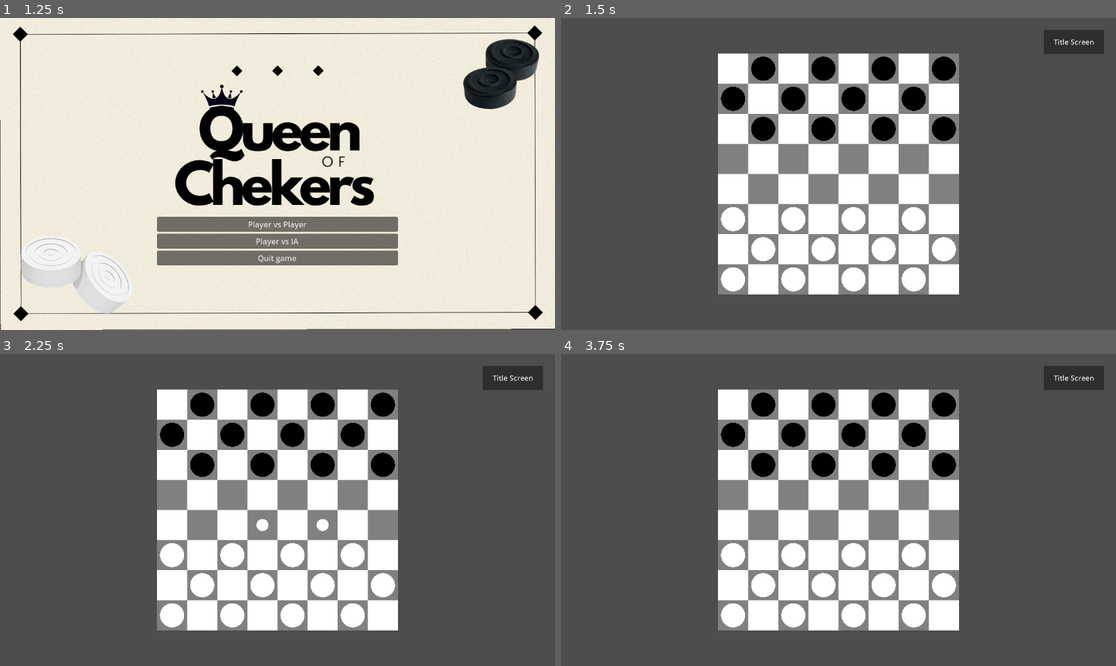
Above: before the commit, frames 1-4 (two rows, left to right).
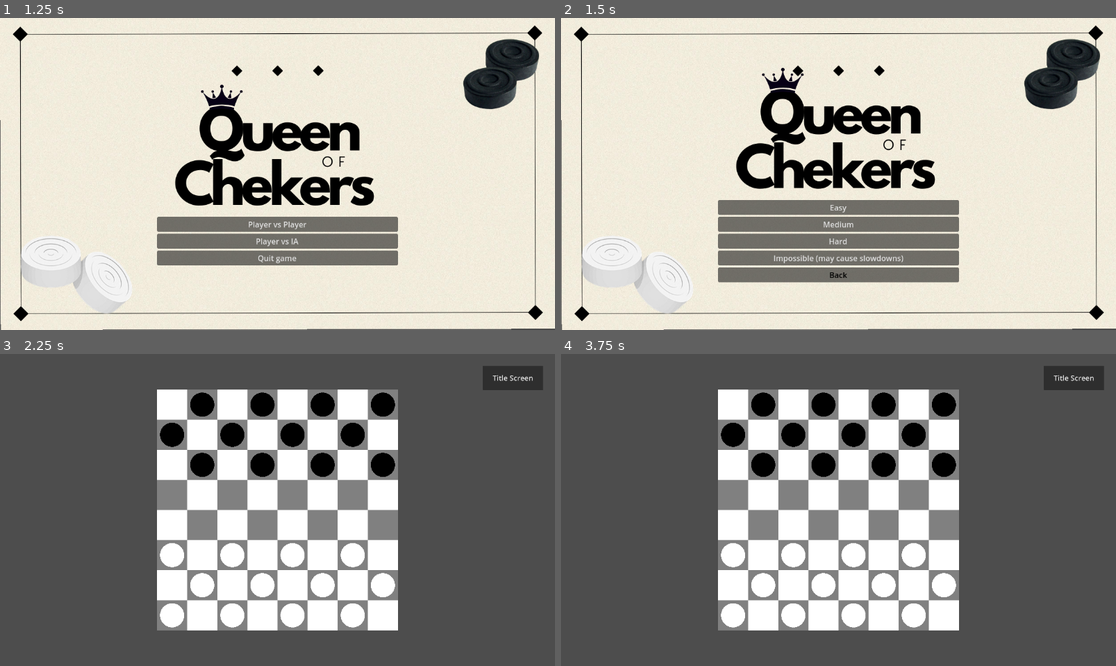
Above: after the commit, the same moments.

Repository: BarbosaNath/queen-of-checkers
Game: Godot game, scene res://scenes/main.tscn
Two runs of this game, one before a commit and one after it. Both use one fixed random seed, a clock stepped at 60 frames per second and the inputs below.
Inputs (mouse positions are in pixels of both pictures, inside the frame that each line leads up to):
- Up to frame 1 (1.25 s): click "Title Screen" at 0.5 s
- Up to frame 2 (1.5 s): click "Player vs IA" at 1.25 s
- Up to frame 3 (2.25 s): click (277, 559) at 2 s, where only the run after the commit has a clickable "Medium"
- Up to frame 4 (3.75 s): click "Title Screen" at 2.75 s; click "Player vs Player" at 3.5 s

Frame 1 is identical in both runs. In frame 2, 98% of the frame differs, in the area x 0-100%, y 0-100%; in frame 3, 0.1%; in frame 4, nothing differs.

Commit message:
feat: add dificulty buttons

Diff:
--- a/scenes/title_screen.tscn
+++ b/scenes/title_screen.tscn
@@ -60,6 +60,37 @@
 layout_mode = 2
 text = "Quit game"
 
+[node name="easy" type="Button" parent="MarginContainer/HBoxContainer/VBoxContainer"]
+visible = false
+layout_mode = 2
+text = "Easy"
+
+[node name="medium" type="Button" parent="MarginContainer/HBoxContainer/VBoxContainer"]
+visible = false
+layout_mode = 2
+text = "Medium"
+
+[node name="hard" type="Button" parent="MarginContainer/HBoxContainer/VBoxContainer"]
+visible = false
+layout_mode = 2
+text = "Hard"
+
+[node name="impossible" type="Button" parent="MarginContainer/HBoxContainer/VBoxContainer"]
+visible = false
+layout_mode = 2
+text = "Impossible (may cause slowdowns)"
+
+[node name="back" type="Button" parent="MarginContainer/HBoxContainer/VBoxContainer"]
+visible = false
+layout_mode = 2
+theme_override_colors/font_color = Color(0, 0, 0, 1)
+text = "Back"
+
 [connection signal="pressed" from="MarginContainer/HBoxContainer/VBoxContainer/pvp" to="." method="_on_pvp_pressed"]
 [connection signal="pressed" from="MarginContainer/HBoxContainer/VBoxContainer/pvia" to="." method="_on_pvia_pressed"]
 [connection signal="pressed" from="MarginContainer/HBoxContainer/VBoxContainer/quit" to="." method="_on_quit_pressed"]
+[connection signal="pressed" from="MarginContainer/HBoxContainer/VBoxContainer/easy" to="." method="_on_easy_pressed"]
+[connection signal="pressed" from="MarginContainer/HBoxContainer/VBoxContainer/medium" to="." method="_on_medium_pressed"]
+[connection signal="pressed" from="MarginContainer/HBoxContainer/VBoxContainer/hard" to="." method="_on_hard_pressed"]
+[connection signal="pressed" from="MarginContainer/HBoxContainer/VBoxContainer/impossible" to="." method="_on_impossible_pressed"]
+[connection signal="pressed" from="MarginContainer/HBoxContainer/VBoxContainer/back" to="." method="_on_back_pressed"]
--- a/scripts/title_screen.gd
+++ b/scripts/title_screen.gd
@@ -1,4 +1,17 @@
 extends Control
+
+@onready var easy: Button = $MarginContainer/HBoxContainer/VBoxContainer/easy
+@onready var medium: Button = $MarginContainer/HBoxContainer/VBoxContainer/medium
+@onready var hard: Button = $MarginContainer/HBoxContainer/VBoxContainer/hard
+@onready var impossible: Button = $MarginContainer/HBoxContainer/VBoxContainer/impossible
+@onready var back: Button = $MarginContainer/HBoxContainer/VBoxContainer/back
+
+@onready var pvp: Button = $MarginContainer/HBoxContainer/VBoxContainer/pvp
+@onready var pvia: Button = $MarginContainer/HBoxContainer/VBoxContainer/pvia
+@onready var quit: Button = $MarginContainer/HBoxContainer/VBoxContainer/quit
+
+@onready var main_buttons: Array[Button] = [pvp, pvia, quit]
+@onready var dificulty_buttons: Array[Button] = [easy, medium, hard, impossible, back]
 
 func _on_pvp_pressed() -> void:
 	GameConfig.is_against_ai = false
@@ -7,9 +20,39 @@
 
 func _on_pvia_pressed() -> void:
 	GameConfig.is_against_ai = true
+	for button in main_buttons:
+		button.visible = false
+
+	for button in dificulty_buttons:
+		button.visible = true
+
+func _on_quit_pressed() -> void:
+	get_tree().quit()
+
+
+func _on_easy_pressed() -> void:
+	GameConfig.dificulty = 1
 	get_tree().change_scene_to_file("res://scenes/main.tscn")
 
 
+func _on_medium_pressed() -> void:
+	GameConfig.dificulty = 2
+	get_tree().change_scene_to_file("res://scenes/main.tscn")
 
-func _on_quit_pressed() -> void:
-	get_tree().quit()
+
+func _on_hard_pressed() -> void:
+	GameConfig.dificulty = 3
+	get_tree().change_scene_to_file("res://scenes/main.tscn")
+
+
+func _on_impossible_pressed() -> void:
+	GameConfig.dificulty = 4
+	get_tree().change_scene_to_file("res://scenes/main.tscn")
+
+
+func _on_back_pressed() -> void:
+	for button in main_buttons:
+		button.visible = true
+
+	for button in dificulty_buttons:
+		button.visible = false
